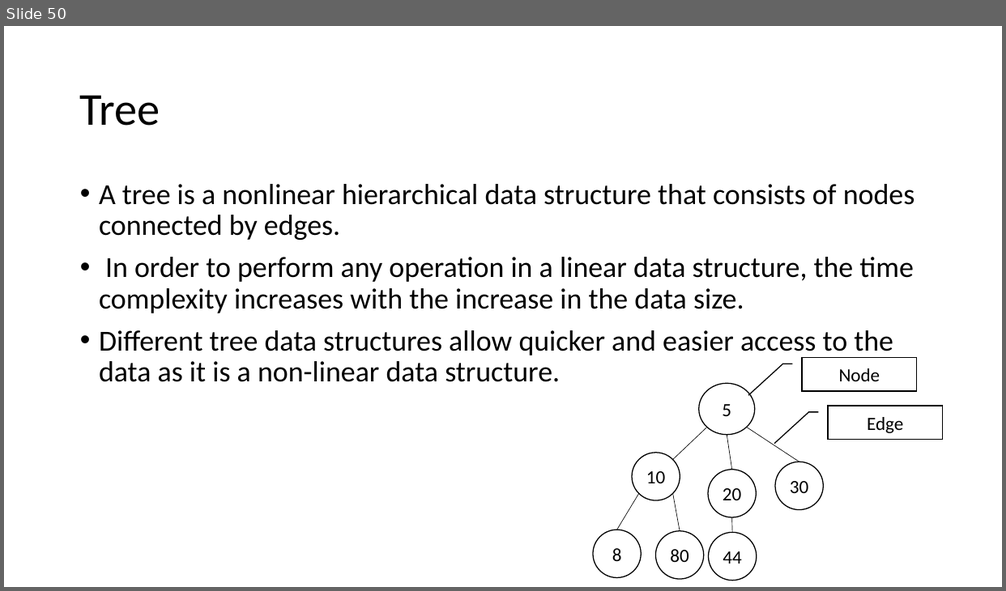
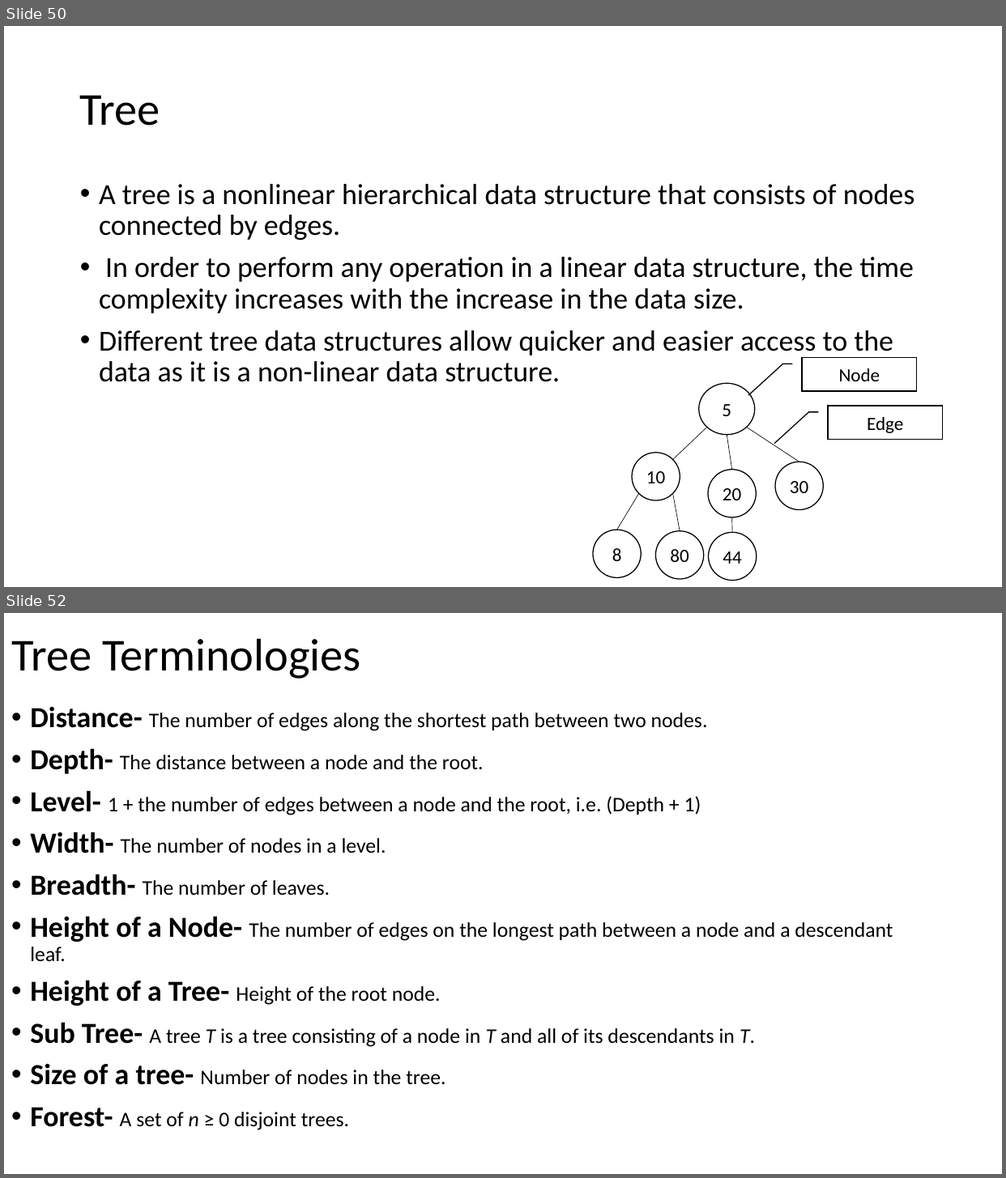
Before and after one commit to AshutoshDemoProjects/MyNotes, a slide deck: tech/PPT/DATA STRUCTURE.pptx. Shown one above the other, each under a label of ours: slide 50 before the commit, slides 50 and 52 after it; the slides between them are not shown. The pictures are 1006x591 and 1006x1178 pixels, drawn with LibreOffice and Linux fonts; fonts in the diff are those of the drawing. Boxes give left, top, right and bottom in pixels: in the first picture for what was removed or moved away, otherwise in the second. Text is boxed around its words. In the diff, an @@ line names an element or a change of style, - is before the commit and + after.

Commit message:
Tree with tree terminologi

```diff
--- a/tech/PPT/DATA STRUCTURE.pptx
+++ b/tech/PPT/DATA STRUCTURE.pptx
@@ slide 52 added at (4,613,1002,1174), background #FFFFFF @@
@@ title added at (11,638,361,679), 44 pt, text #000000 @@
+Tree Terminologies
@@ text added at (30,707,893,1131), 20 pt, text #000000 @@
+• Distance- The number of edges along the shortest path between two nodes.
+• Depth- The distance between a node and the root.
+• Level- 1 + the number of edges between a node and the root, i.e. (Depth + 1)
+• Width- The number of nodes in a level.
+• Breadth- The number of leaves.
+• Height of a Node- The number of edges on the longest path between a node and a descendant leaf.
+• Height of a Tree- Height of the root node.
+• Sub Tree- A tree T is a tree consisting of a node in T and all of its descendants in T.
+• Size of a tree- Number of nodes in the tree.
+• Forest- A set of n ≥ 0 disjoint trees.
```
Also in this commit, not shown: 2 other slides added.
